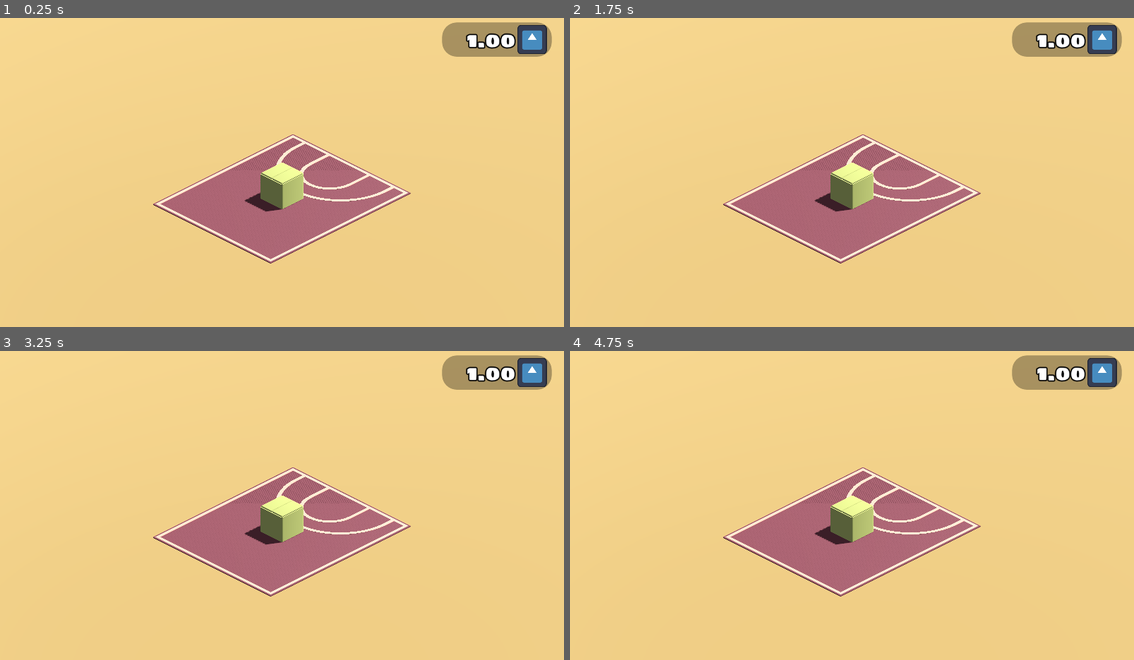
Above: before the commit, frames 1-4 (two rows, left to right).
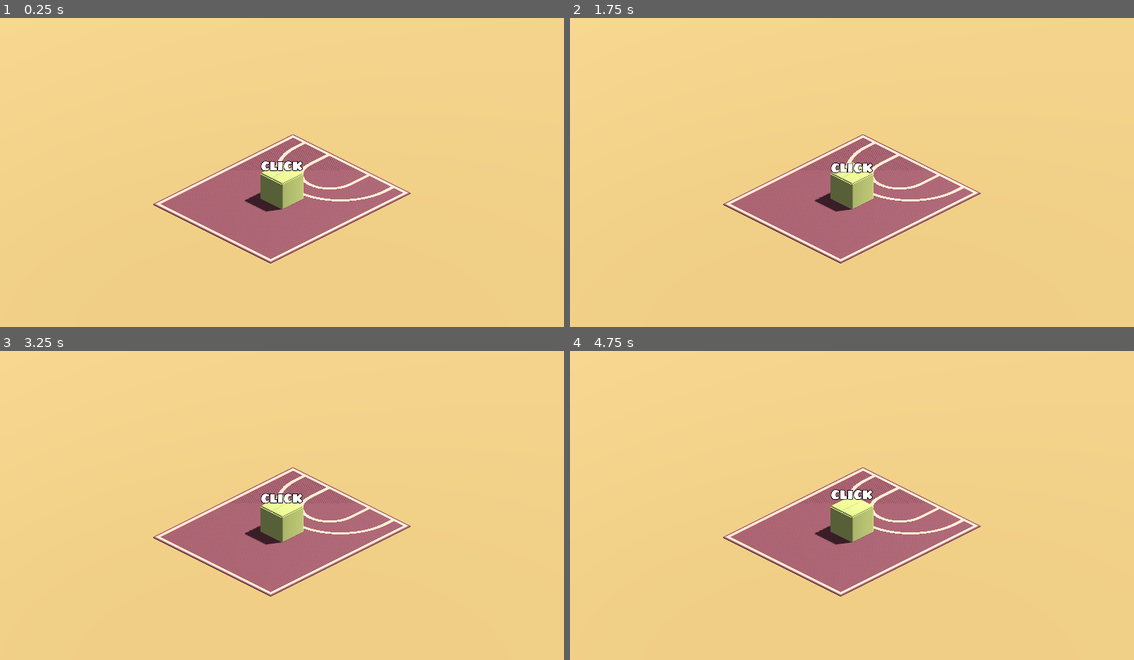
Above: after the commit, the same moments.

Repository: Scrawach/loop-hoop
Game: Godot game, scene res://root.tscn
Two runs of this game, one before a commit and one after it. Both use one fixed random seed, a clock stepped at 60 frames per second and the inputs below. The engine's default icon, where the game draws it, is replaced by a stand-in: a white triangle on a blue panel in a dark square.
Inputs (mouse positions are in pixels of both pictures, inside the frame that each line leads up to):
- Up to frame 1 (0.25 s): no input
- Up to frame 2 (1.75 s): move the mouse to (976, 153) at 0.52 s; click (976, 153) at 0.67 s; move the mouse to (739, 184) at 1.27 s; click (739, 184) at 1.42 s
- Up to frame 3 (3.25 s): move the mouse to (338, 431) at 2.02 s; click (338, 431) at 2.17 s; move the mouse to (253, 564) at 2.77 s; click (253, 564) at 2.92 s
- Up to frame 4 (4.75 s): move the mouse to (1021, 548) at 3.52 s; click (1021, 548) at 3.67 s; move the mouse to (682, 452) at 4.27 s; click (682, 452) at 4.42 s

The runs differ from the first frame. In frame 1, 2.3% of the frame differs, in the area x 46-98%, y 1-50%; in frame 2, 2.3%; in frame 3, 2.3%; in frame 4, 2.3%, in the area x 46-98%, y 1-49%.

Commit message:
feat: add preset at startup

Diff:
--- /dev/null
+++ b/src/loop-hoop/fields/upgrade_tile.tscn
@@ -0,0 +1,12 @@
+[gd_scene load_steps=3 format=3 uid="uid://bqek146207pa4"]
+
+[ext_resource type="PackedScene" uid="uid://c8bsooh5004by" path="res://fields/tiles/upgrade-tile.glb" id="1_ns6kg"]
+
+[sub_resource type="StandardMaterial3D" id="StandardMaterial3D_5i0v5"]
+transparency = 1
+albedo_color = Color(0, 0.8, 0.04, 0.392157)
+
+[node name="upgrade-tile" instance=ExtResource("1_ns6kg")]
+
+[node name="UpgradeTile" parent="." index="0"]
+surface_material_override/0 = SubResource("StandardMaterial3D_5i0v5")
--- a/src/loop-hoop/meta/money/ui/money_ui.gd
+++ b/src/loop-hoop/meta/money/ui/money_ui.gd
@@ -3,10 +3,17 @@
 
 @onready var money_label: Label = %"Money Label"
 
+var tween: Tween
 
 func _ready() -> void:
 	Game.wallet.changed.connect(_on_money_changed)
 
 
 func _on_money_changed() -> void:
-	money_label.text = "%s.00" % Game.wallet.money
+	if not visible:
+		modulate.a = 0
+		visible = true
+		tween = create_tween()
+		tween.tween_property(self, "modulate:a", 1.0, 1.0)
+
+	money_label.text = "%s" % Game.wallet.money
--- a/src/loop-hoop/meta/money/ui/money_ui.tscn
+++ b/src/loop-hoop/meta/money/ui/money_ui.tscn
@@ -10,6 +10,7 @@
 
 [sub_resource type="StyleBoxFlat" id="StyleBoxFlat_usjgg"]
 bg_color = Color(1, 1, 1, 1)
+draw_center = false
 corner_radius_top_left = 30
 corner_radius_top_right = 30
 corner_radius_bottom_right = 30
@@ -56,6 +57,7 @@
 
 [node name="HBoxContainer" type="HBoxContainer" parent="PanelContainer/MarginContainer/HBoxContainer/PanelContainer/MarginContainer"]
 layout_mode = 2
+theme_override_constants/separation = 15
 
 [node name="Money Label" type="Label" parent="PanelContainer/MarginContainer/HBoxContainer/PanelContainer/MarginContainer/HBoxContainer"]
 unique_name_in_owner = true
--- /dev/null
+++ b/src/loop-hoop/others/floating_label_3d.gd
@@ -0,0 +1,14 @@
+class_name FloatingLabel3D
+extends Label3D
+
+@export var amplitude: float
+@export var speed: float
+
+var start_position: Vector3
+
+func _ready() -> void:
+	start_position = global_position
+
+func _physics_process(delta: float) -> void:
+	var offset_y = amplitude * sin(Time.get_ticks_msec() * speed)
+	global_position = start_position + Vector3(0, offset_y, 0)
--- a/src/loop-hoop/others/present.gd
+++ b/src/loop-hoop/others/present.gd
@@ -1,15 +1,25 @@
 class_name Present
 extends Node3D
 
+signal start_opening()
 signal opened()
 
 @onready var animation_player: AnimationPlayer = $AnimationPlayer
 @onready var open_pause: Timer = $"Open Pause"
+@onready var destroy: Timer = $Destroy
+@onready var label_3d: FloatingLabel3D = $Label3D
+
 
 func _on_static_body_3d_input_event(camera: Node, event: InputEvent, event_position: Vector3, normal: Vector3, shape_idx: int) -> void:
-	if event is InputEventMouseButton and event.is_pressed() and open_pause.is_stopped():
+	if event.is_pressed() and open_pause.is_stopped():
+		start_opening.emit()
 		open_pause.start()
 		animation_player.play("open")
+		label_3d.hide()
 
 func _on_open_pause_timeout() -> void:
 	opened.emit()
+	destroy.start()
+
+func _on_destroy_timeout() -> void:
+	queue_free()
--- a/src/loop-hoop/others/present.tscn
+++ b/src/loop-hoop/others/present.tscn
@@ -1,7 +1,9 @@
-[gd_scene load_steps=8 format=3 uid="uid://bw8x5fyav1824"]
+[gd_scene load_steps=10 format=3 uid="uid://bw8x5fyav1824"]
 
 [ext_resource type="PackedScene" uid="uid://bcryrjf7feyxn" path="res://others/present.glb" id="1_0fx8l"]
 [ext_resource type="Script" uid="uid://d3irpmkst427w" path="res://others/present.gd" id="2_abf8c"]
+[ext_resource type="FontFile" uid="uid://n7wr8aarc5j5" path="res://fonts/sigmar-one-latin-400-normal.ttf" id="3_t8d5v"]
+[ext_resource type="Script" uid="uid://cmebmpx8wptrv" path="res://others/floating_label_3d.gd" id="4_gekd7"]
 
 [sub_resource type="StandardMaterial3D" id="StandardMaterial3D_0fx8l"]
 albedo_color = Color(0.486, 0.5, 0.29, 1)
@@ -170,6 +172,21 @@
 wait_time = 0.3
 one_shot = true
 
+[node name="Destroy" type="Timer" parent="." index="6"]
+one_shot = true
+
+[node name="Label3D" type="Label3D" parent="." index="7"]
+transform = Transform3D(1, 0, 0, 0, 1, 0, 0, 0, 1, 0, 1, 0)
+billboard = 1
+no_depth_test = true
+text = "CLICK"
+font = ExtResource("3_t8d5v")
+font_size = 64
+script = ExtResource("4_gekd7")
+amplitude = 0.1
+speed = 0.005
+
 [connection signal="input_event" from="StaticBody3D" to="." method="_on_static_body_3d_input_event"]
 [connection signal="mouse_entered" from="StaticBody3D" to="." method="_on_static_body_3d_mouse_entered"]
 [connection signal="timeout" from="Open Pause" to="." method="_on_open_pause_timeout"]
+[connection signal="timeout" from="Destroy" to="." method="_on_destroy_timeout"]
--- a/src/loop-hoop/root.tscn
+++ b/src/loop-hoop/root.tscn
@@ -78,11 +78,13 @@
 mouse_filter = 2
 
 [node name="Money UI" parent="CanvasLayer/Game UI" instance=ExtResource("3_vvh5c")]
+visible = false
 layout_mode = 1
 offset_left = -40.0
 
-[node name="GameStartup" type="Node" parent="." node_paths=PackedStringArray("present", "initial_ball")]
+[node name="GameStartup" type="Node" parent="." node_paths=PackedStringArray("present", "field", "initial_ball")]
 script = ExtResource("5_jnlp7")
 present = NodePath("../Present")
+field = NodePath("../World3D/Basket Field")
 initial_ball = NodePath("../World3D/Ball")
 metadata/_custom_type_script = "uid://bhgnxxe6xxpqp"
--- a/src/loop-hoop/scenarios/game_startup.gd
+++ b/src/loop-hoop/scenarios/game_startup.gd
@@ -2,6 +2,7 @@
 extends Node
 
 @export var present: Present
+@export var field: BasketField
 @export var initial_ball: Ball
 
 func _ready() -> void:
Binary file added: src/loop-hoop/fields/tiles/upgrade-tile.glb
Not shown, added: src/loop-hoop/fields/tiles/upgrade-tile.glb.import
Not shown, added: src/loop-hoop/others/floating_label_3d.gd.uid
